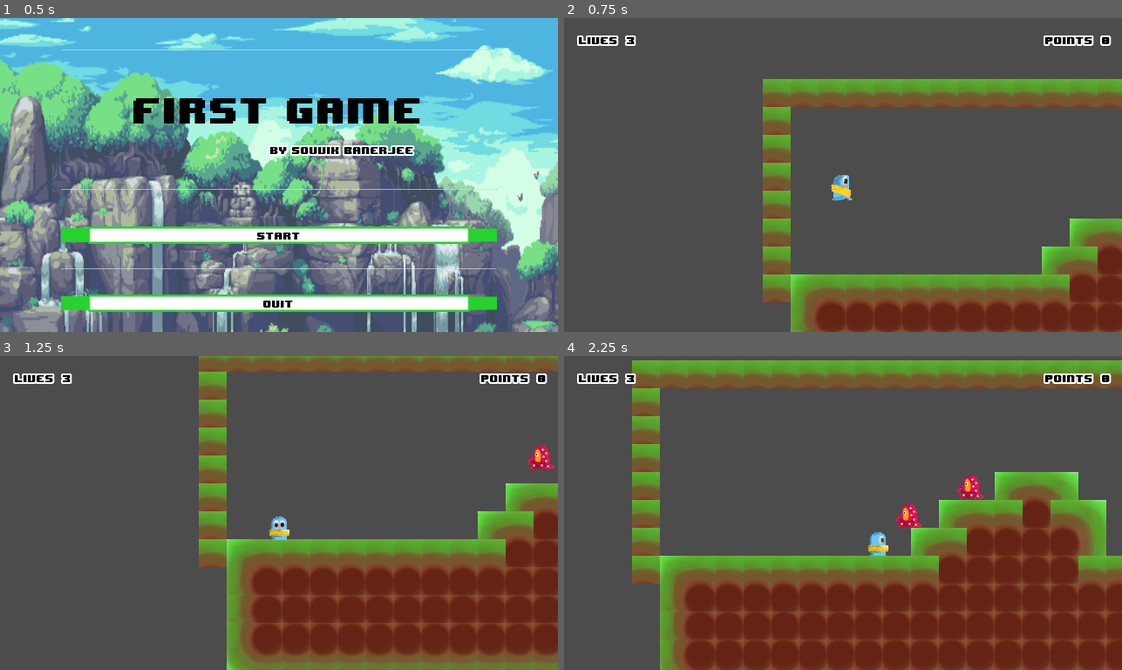
Above: before the commit, frames 1-4 (two rows, left to right).
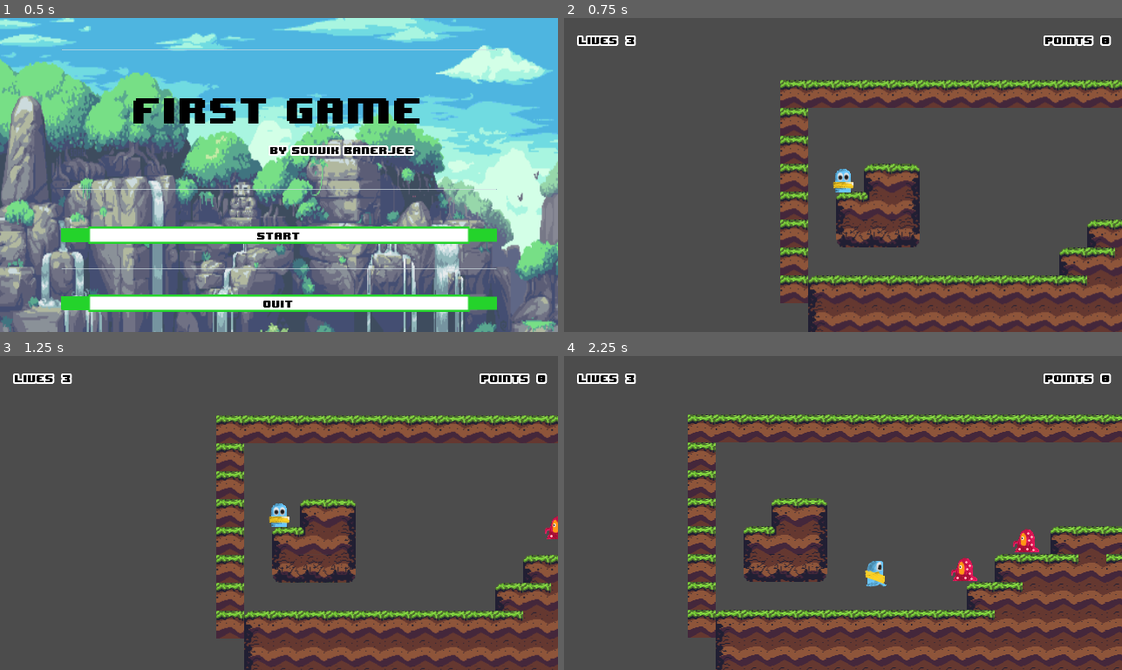
Above: after the commit, the same moments.

Repository: souvikban16/firstgame
Game: Godot game, scene res://UI/Menu.tscn
The game is run twice, just before and just after one commit, with the same random seed, the same clock (stepped at 60 frames per second) and the same inputs. Sound files missing from this copy of the repository are replaced by a short silence.
Inputs:
- Up to frame 1 (0.5 s): no input
- Up to frame 2 (0.75 s): click "Start" at 0.5 s
- Up to frame 3 (1.25 s): no input
- Up to frame 4 (2.25 s): hold D (right) from 1.28 s (still down); tap W (jump) at 1.52 s

Frame 1 is identical in both runs. In frame 2, 26% of the frame differs, in the area x 35-100%, y 19-100%; in frame 3, 40%; in frame 4, 57%, in the area x 12-100%, y 1-100%.

Commit message:
added new tileset

Diff:
--- /dev/null
+++ b/sprites/tileset/soil.tres
@@ -0,0 +1,205 @@
+[gd_resource type="TileSet" load_steps=22 format=2]
+
+[ext_resource path="res://sprites/tileset/soil.png" type="Texture" id=1]
+
+
+[sub_resource type="ConvexPolygonShape2D" id=1]
+points = PoolVector2Array( 0, 0, 32, 0, 32, 32, 0, 32 )
+
+[sub_resource type="ConvexPolygonShape2D" id=2]
+points = PoolVector2Array( 0, 0, 32, 0, 32, 32, 0, 32 )
+
+[sub_resource type="ConvexPolygonShape2D" id=3]
+points = PoolVector2Array( 0, 0, 32, 0, 32, 32, 0, 32 )
+
+[sub_resource type="ConvexPolygonShape2D" id=4]
+points = PoolVector2Array( 0, 0, 32, 0, 32, 32, 0, 32 )
+
+[sub_resource type="ConvexPolygonShape2D" id=5]
+points = PoolVector2Array( 0, 0, 32, 0, 32, 32, 0, 32 )
+
+[sub_resource type="ConvexPolygonShape2D" id=6]
+points = PoolVector2Array( 0, 0, 32, 0, 32, 32, 0, 32 )
+
+[sub_resource type="ConvexPolygonShape2D" id=7]
+points = PoolVector2Array( 0, 0, 32, 0, 32, 32, 0, 32 )
+
+[sub_resource type="ConvexPolygonShape2D" id=8]
+points = PoolVector2Array( 0, 0, 32, 0, 32, 32, 0, 32 )
+
+[sub_resource type="ConvexPolygonShape2D" id=9]
+points = PoolVector2Array( 0, 0, 32, 0, 32, 32, 0, 32 )
+
+[sub_resource type="ConvexPolygonShape2D" id=10]
+points = PoolVector2Array( 0, 0, 32, 0, 32, 32, 0, 32 )
+
+[sub_resource type="ConvexPolygonShape2D" id=11]
+points = PoolVector2Array( 0, 0, 32, 0, 32, 32, 0, 32 )
+
+[sub_resource type="ConvexPolygonShape2D" id=12]
+points = PoolVector2Array( 0, 0, 32, 0, 32, 32, 0, 32 )
+
+[sub_resource type="ConvexPolygonShape2D" id=13]
+points = PoolVector2Array( 0, 0, 32, 0, 32, 32, 0, 32 )
+
+[sub_resource type="ConvexPolygonShape2D" id=14]
+points = PoolVector2Array( 0, 0, 32, 0, 32, 32, 0, 32 )
+
+[sub_resource type="ConvexPolygonShape2D" id=15]
+points = PoolVector2Array( 0, 0, 32, 0, 32, 32, 0, 32 )
+
+[sub_resource type="ConvexPolygonShape2D" id=16]
+points = PoolVector2Array( 0, 0, 32, 0, 32, 32, 0, 32 )
+
+[sub_resource type="ConvexPolygonShape2D" id=17]
+points = PoolVector2Array( 0, 0, 32, 0, 32, 32, 0, 32 )
+
+[sub_resource type="ConvexPolygonShape2D" id=18]
+points = PoolVector2Array( 0, 0, 32, 0, 32, 32, 0, 32 )
+
+[sub_resource type="ConvexPolygonShape2D" id=19]
+points = PoolVector2Array( 0, 0, 32, 0, 32, 32, 0, 32 )
+
+[sub_resource type="ConvexPolygonShape2D" id=20]
+points = PoolVector2Array( 0, 0, 32, 0, 32, 32, 0, 32 )
+
+[resource]
+0/name = "tileset.png 0"
+0/texture = ExtResource( 1 )
+0/tex_offset = Vector2( 0, 0 )
+0/modulate = Color( 1, 1, 1, 1 )
+0/region = Rect2( 0, 0, 192, 128 )
+0/tile_mode = 1
+0/autotile/bitmask_mode = 0
+0/autotile/bitmask_flags = [ Vector2( 0, 0 ), 256, Vector2( 0, 1 ), 260, Vector2( 0, 2 ), 4, Vector2( 1, 0 ), 320, Vector2( 1, 1 ), 325, Vector2( 1, 2 ), 5, Vector2( 2, 0 ), 64, Vector2( 2, 1 ), 65, Vector2( 2, 2 ), 1, Vector2( 4, 0 ), 69, Vector2( 4, 1 ), 321, Vector2( 5, 0 ), 261, Vector2( 5, 1 ), 324 ]
+0/autotile/icon_coordinate = Vector2( 1, 0 )
+0/autotile/tile_size = Vector2( 32, 32 )
+0/autotile/spacing = 0
+0/autotile/occluder_map = [  ]
+0/autotile/navpoly_map = [  ]
+0/autotile/priority_map = [  ]
+0/autotile/z_index_map = [  ]
+0/occluder_offset = Vector2( 0, 0 )
+0/navigation_offset = Vector2( 0, 0 )
+0/shapes = [ {
+"autotile_coord": Vector2( 0, 0 ),
+"one_way": false,
+"one_way_margin": 1.0,
+"shape": SubResource( 1 ),
+"shape_transform": Transform2D( 1, 0, 0, 1, 0, 0 )
+}, {
+"autotile_coord": Vector2( 1, 0 ),
+"one_way": false,
+"one_way_margin": 1.0,
+"shape": SubResource( 2 ),
+"shape_transform": Transform2D( 1, 0, 0, 1, 0, 0 )
+}, {
+"autotile_coord": Vector2( 2, 0 ),
+"one_way": false,
+"one_way_margin": 1.0,
+"shape": SubResource( 3 ),
+"shape_transform": Transform2D( 1, 0, 0, 1, 0, 0 )
+}, {
+"autotile_coord": Vector2( 0, 1 ),
+"one_way": false,
+"one_way_margin": 1.0,
+"shape": SubResource( 4 ),
+"shape_transform": Transform2D( 1, 0, 0, 1, 0, 0 )
+}, {
+"autotile_coord": Vector2( 3, 0 ),
+"one_way": false,
+"one_way_margin": 1.0,
+"shape": SubResource( 5 ),
+"shape_transform": Transform2D( 1, 0, 0, 1, 0, 0 )
+}, {
+"autotile_coord": Vector2( 3, 1 ),
+"one_way": false,
+"one_way_margin": 1.0,
+"shape": SubResource( 6 ),
+"shape_transform": Transform2D( 1, 0, 0, 1, 0, 0 )
+}, {
+"autotile_coord": Vector2( 2, 1 ),
+"one_way": false,
+"one_way_margin": 1.0,
+"shape": SubResource( 7 ),
+"shape_transform": Transform2D( 1, 0, 0, 1, 0, 0 )
+}, {
+"autotile_coord": Vector2( 1, 1 ),
+"one_way": false,
+"one_way_margin": 1.0,
+"shape": SubResource( 8 ),
+"shape_transform": Transform2D( 1, 0, 0, 1, 0, 0 )
+}, {
+"autotile_coord": Vector2( 0, 2 ),
+"one_way": false,
+"one_way_margin": 1.0,
+"shape": SubResource( 9 ),
+"shape_transform": Transform2D( 1, 0, 0, 1, 0, 0 )
+}, {
+"autotile_coord": Vector2( 1, 2 ),
+"one_way": false,
+"one_way_margin": 1.0,
+"shape": SubResource( 10 ),
+"shape_transform": Transform2D( 1, 0, 0, 1, 0, 0 )
+}, {
+"autotile_coord": Vector2( 3, 2 ),
+"one_way": false,
+"one_way_margin": 1.0,
+"shape": SubResource( 11 ),
+"shape_transform": Transform2D( 1, 0, 0, 1, 0, 0 )
+}, {
+"autotile_coord": Vector2( 2, 2 ),
+"one_way": false,
+"one_way_margin": 1.0,
+"shape": SubResource( 12 ),
+"shape_transform": Transform2D( 1, 0, 0, 1, 0, 0 )
+}, {
+"autotile_coord": Vector2( 0, 3 ),
+"one_way": false,
+"one_way_margin": 1.0,
+"shape": SubResource( 13 ),
+"shape_transform": Transform2D( 1, 0, 0, 1, 0, 0 )
+}, {
+"autotile_coord": Vector2( 1, 3 ),
+"one_way": false,
+"one_way_margin": 1.0,
+"shape": SubResource( 14 ),
+"shape_transform": Transform2D( 1, 0, 0, 1, 0, 0 )
+}, {
+"autotile_coord": Vector2( 2, 3 ),
+"one_way": false,
+"one_way_margin": 1.0,
+"shape": SubResource( 15 ),
+"shape_transform": Transform2D( 1, 0, 0, 1, 0, 0 )
+}, {
+"autotile_coord": Vector2( 3, 3 ),
+"one_way": false,
+"one_way_margin": 1.0,
+"shape": SubResource( 16 ),
+"shape_transform": Transform2D( 1, 0, 0, 1, 0, 0 )
+}, {
+"autotile_coord": Vector2( 4, 0 ),
+"one_way": false,
+"one_way_margin": 1.0,
+"shape": SubResource( 17 ),
+"shape_transform": Transform2D( 1, 0, 0, 1, 0, 0 )
+}, {
+"autotile_coord": Vector2( 5, 0 ),
+"one_way": false,
+"one_way_margin": 1.0,
+"shape": SubResource( 18 ),
+"shape_transform": Transform2D( 1, 0, 0, 1, 0, 0 )
+}, {
+"autotile_coord": Vector2( 4, 1 ),
+"one_way": false,
+"one_way_margin": 1.0,
+"shape": SubResource( 19 ),
+"shape_transform": Transform2D( 1, 0, 0, 1, 0, 0 )
+}, {
+"autotile_coord": Vector2( 5, 1 ),
+"one_way": false,
+"one_way_margin": 1.0,
+"shape": SubResource( 20 ),
+"shape_transform": Transform2D( 1, 0, 0, 1, 0, 0 )
+} ]
+0/z_index = 0
--- a/testscene.tscn
+++ b/testscene.tscn
@@ -1,7 +1,7 @@
 [gd_scene load_steps=11 format=2]
 
 [ext_resource path="res://testscene.gd" type="Script" id=1]
-[ext_resource path="res://sprites/tileset/grass.tres" type="TileSet" id=2]
+[ext_resource path="res://sprites/tileset/soil.tres" type="TileSet" id=2]
 [ext_resource path="res://sounds/level1menu.ogg" type="AudioStream" id=3]
 [ext_resource path="res://player.tscn" type="PackedScene" id=4]
 [ext_resource path="res://enemy.tscn" type="PackedScene" id=5]
@@ -18,7 +18,7 @@
 tile_set = ExtResource( 2 )
 cell_size = Vector2( 32, 32 )
 format = 1
-tile_data = PoolIntArray( -1, 0, 1, -65536, 0, 1, -65535, 0, …(298 unchanged characters)… 1, 0, 1, 65556, 0, 1, 196607, 0, 1, 131092, 0, 1, 262143, 0, 1, 196620, 0, 0, 196621, 0, 1, 196622, 0, 2, 196628, 0, 1, 327679, 0, 1, 262154, 0, 0, 262155, 0, 1, 262156, 0, …(1972 unchanged characters)…
+tile_data = PoolIntArray( -1, 0, 1, -65536, 0, 1, -65535, 0, …(298 unchanged characters)… 1, 0, 1, 65556, 0, 1, 196607, 0, 1, 131074, 0, 0, 131075, 0, 2, 131092, 0, 1, 262143, 0, 1, 196609, 0, 0, 196610, 0, 65541, 196611, 0, 65538, 196620, 0, 0, 196621, 0, 1, 196622, 0, 2, 196628, 0, 1, 327679, 0, 1, 262145, 0, 131072, 262146, 0, 131073, 262147, 0, 131074, 262154, 0, 0, 262155, 0, 1, 262156, 0, …(1972 unchanged characters)…
 __meta__ = {
 "_edit_lock_": true
 }
@@ -27,7 +27,7 @@
 stream = ExtResource( 3 )
 
 [node name="player" parent="." instance=ExtResource( 4 )]
-position = Vector2( 59.7291, 74.2089 )
+position = Vector2( 39.7291, 74.2089 )
 
 [node name="enemy" parent="." instance=ExtResource( 5 )]
 position = Vector2( 409.054, 47.0593 )
@@ -37,12 +37,12 @@
 
 [node name="hud" type="CanvasLayer" parent="."]
 pause_mode = 2
-editor/display_folded = true
 layer = 20
 
 [node name="MarginContainer" parent="hud" instance=ExtResource( 6 )]
 
 [node name="portal" parent="." instance=ExtResource( 7 )]
+visible = false
 position = Vector2( 620.661, 182.11 )
 
 [node name="death" parent="." instance=ExtResource( 8 )]
Binary file added: sprites/tileset/soil.png
Not shown, added: sprites/tileset/soil.png.import
